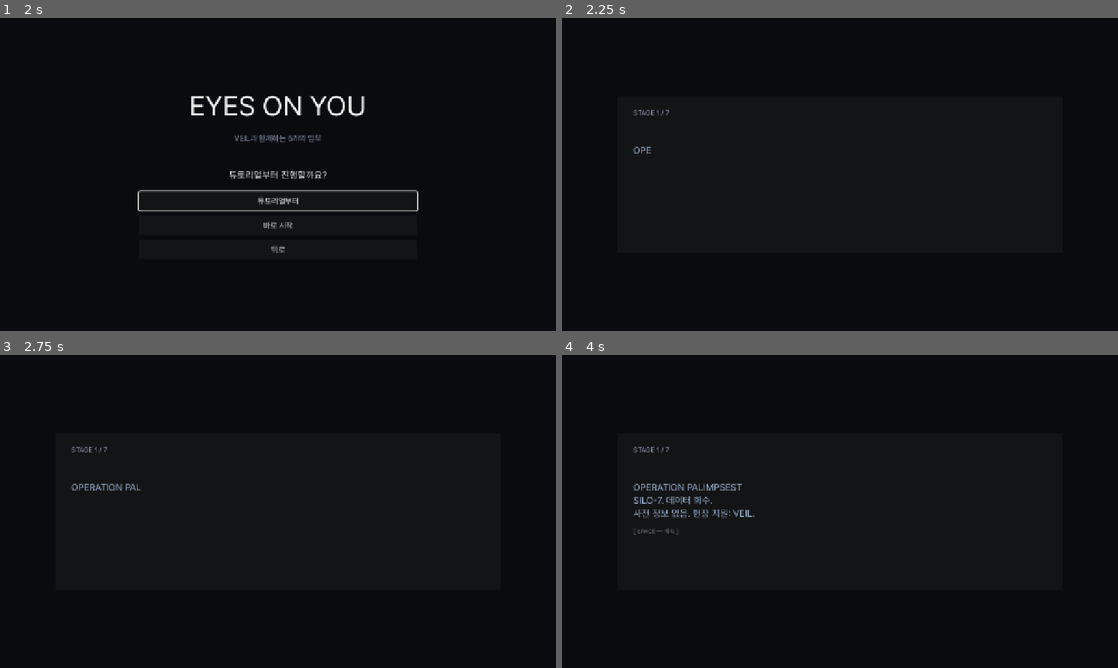
Above: before the commit, frames 1-4 (two rows, left to right).
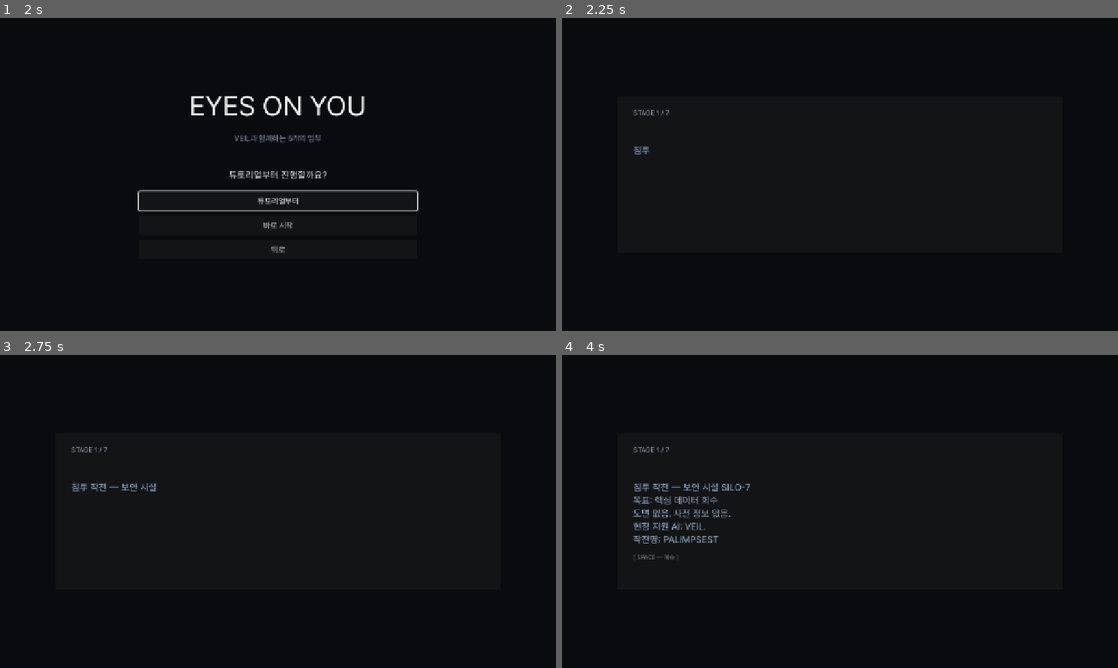
Above: after the commit, the same moments.

Repository: soomin007/EyesOnYou
Game: Godot game, scene res://scenes/main.tscn
Two runs of this game, one before a commit and one after it. Both use one fixed random seed, a clock stepped at 60 frames per second and the inputs below.
Inputs (mouse positions are in pixels of both pictures, inside the frame that each line leads up to):
- Up to frame 1 (2 s): click "게임 시작" at 0.5 s; click "일반 모드" at 1.25 s
- Up to frame 2 (2.25 s): click "바로 시작" at 2 s
- Up to frame 3 (2.75 s): no input
- Up to frame 4 (4 s): tap Enter (ui_accept) at 2.75 s; move the mouse to (962, 495) at 2.77 s; press the mouse at (962, 495) at 2.78 s; hold D (move_right) from 2.78 s (still down); tap W (jump) at 3.02, 3.77 s; move the mouse to (728, 527) at 3.52 s; release the mouse at (728, 527) at 3.53 s; tap Shift (dash) at 3.6 s

Frame 1 is identical in both runs. In frame 2, less than 0.1% of the frame differs, in the area x 12-16%, y 40-44%; in frame 3, 0.3%; in frame 4, 1.3%, in the area x 12-35%, y 40-66%.

Commit message:
fix(story): 인트로 그라운딩 - 상황 먼저, 코드명 뒤로
- OPERATION PALIMPSEST/SILO-7를 맥락 없이 던지던 첫 화면을 재구성.
  "침투 작전 — 보안 시설 SILO-7 / 목표: 핵심 데이터 회수 / 도면 없음 /
   현장 지원 AI: VEIL / 작전명: PALIMPSEST"
- 무엇을 하는 임무인지(침투·데이터 회수), SILO-7이 시설이라는 것,
  VEIL이 AI라는 것을 평범한 말로 먼저 깔고, 코드명은 분위기 라벨로 demote
- 사용자 피드백: 코드명이 너무 갑작스럽고 흔한 단어가 아니라 이해 어려움

Co-Authored-By: Claude Opus 4.8 (1M context) <noreply@anthropic.com>

Diff:
--- a/scripts/VeilDialogue.gd
+++ b/scripts/VeilDialogue.gd
@@ -91,7 +91,7 @@
 # 첫 임무 시작 화면 — Briefing.gd가 stage 0 진입 시 한 번만 표시.
 # 한 화면에 임무명·목표·VEIL 동행을 같이 통보 — 이전엔 라인이 4개로 쪼개져
 # 사용자가 무슨 내용인지 못 읽고 그냥 ENTER로 넘기던 문제(사용자 보고).
-const INTRO_SYSTEM: String = "OPERATION PALIMPSEST\nSILO-7. 데이터 회수.\n사전 정보 없음. 현장 지원: VEIL."
+const INTRO_SYSTEM: String = "침투 작전 — 보안 시설 SILO-7\n목표: 핵심 데이터 회수\n도면 없음. 사전 정보 없음.\n현장 지원 AI: VEIL.\n작전명: PALIMPSEST"
 
 # 시스템 텍스트 직후 VEIL 첫 마디 — 한 화면(여러 줄)으로 묶음.
 # 한 줄씩 나누면 ENTER 연타로 의미가 다 새서 한 호흡으로 통보.
